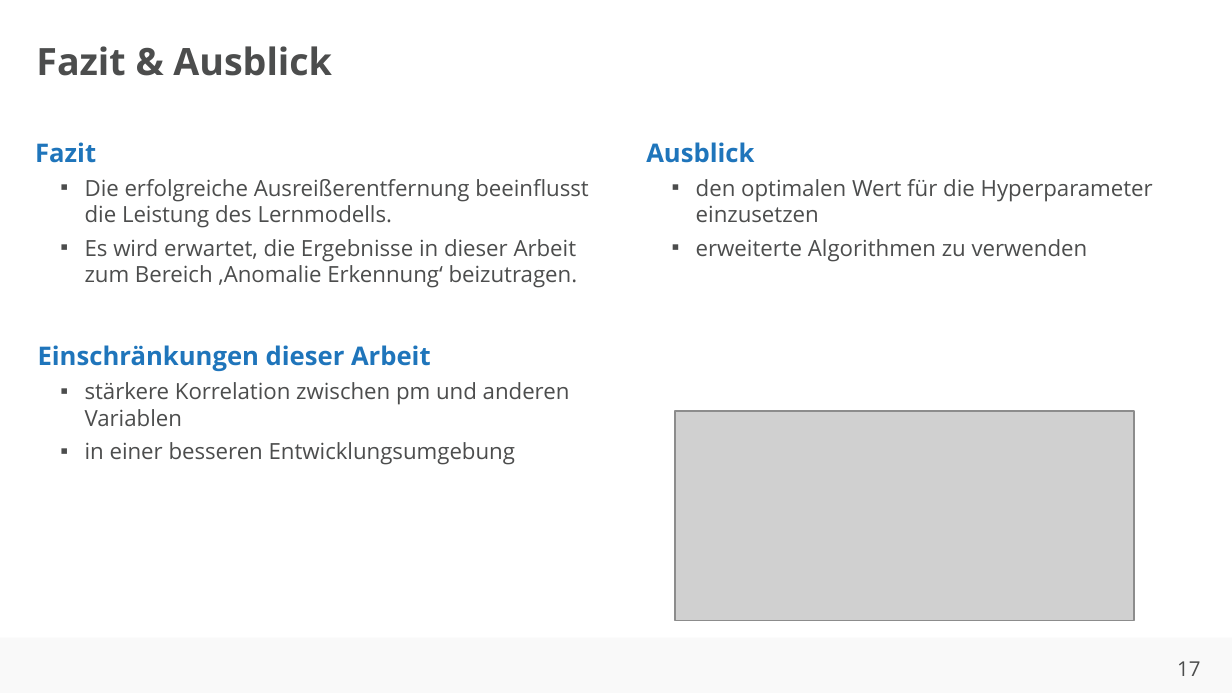
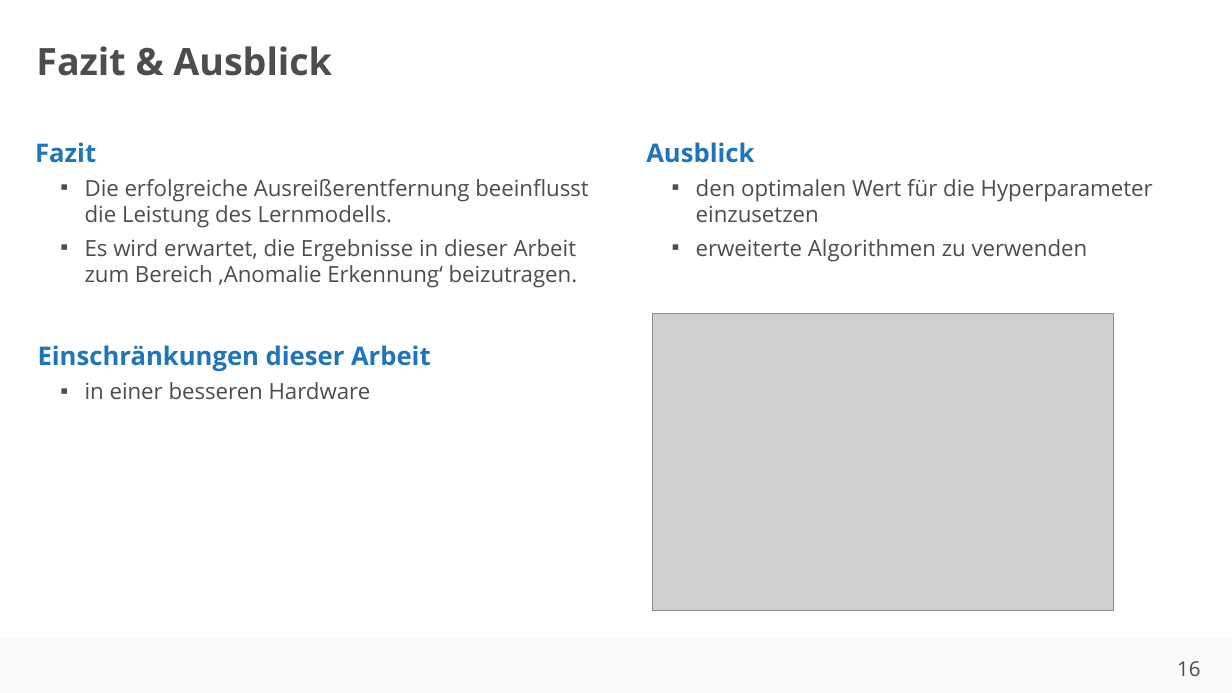
Before and after one commit to ahndavin/Abschlussarbeit_Bachelor, a slide deck: slide 16 of Kolloquium/Kolloquium.pptx (slide 17 before the commit). Drawn at 1232x693 pixels with LibreOffice and Linux fonts; fonts in the diff are those of the drawing; grey boxes stand for pictures; background and template pictures are left out. Boxes give left, top, right and bottom in pixels: in the first picture for what was removed or moved away, otherwise in the second. Text is boxed around its words. In the diff, an @@ line names an element or a change of style, - is before the commit and + after.

```diff
--- a/Kolloquium/Kolloquium.pptx
+++ b/Kolloquium/Kolloquium.pptx
@@ picture: place and size @@
-picture at [675, 411, 1135, 621]
+picture at [652, 314, 1112, 611]
@@ text at [85, 382, 371, 399]: text changed @@
-  ▪ stärkere Korrelation zwischen pm und anderen Variablen
-  ▪ in einer besseren Entwicklungsumgebung
+  ▪ in einer besseren Hardware
@@ page number at [1177, 661, 1200, 676]: text changed @@
-17
+16
```
Also in this commit, not shown: 6 other slides changed, 3 slides added, 1 slide removed.
